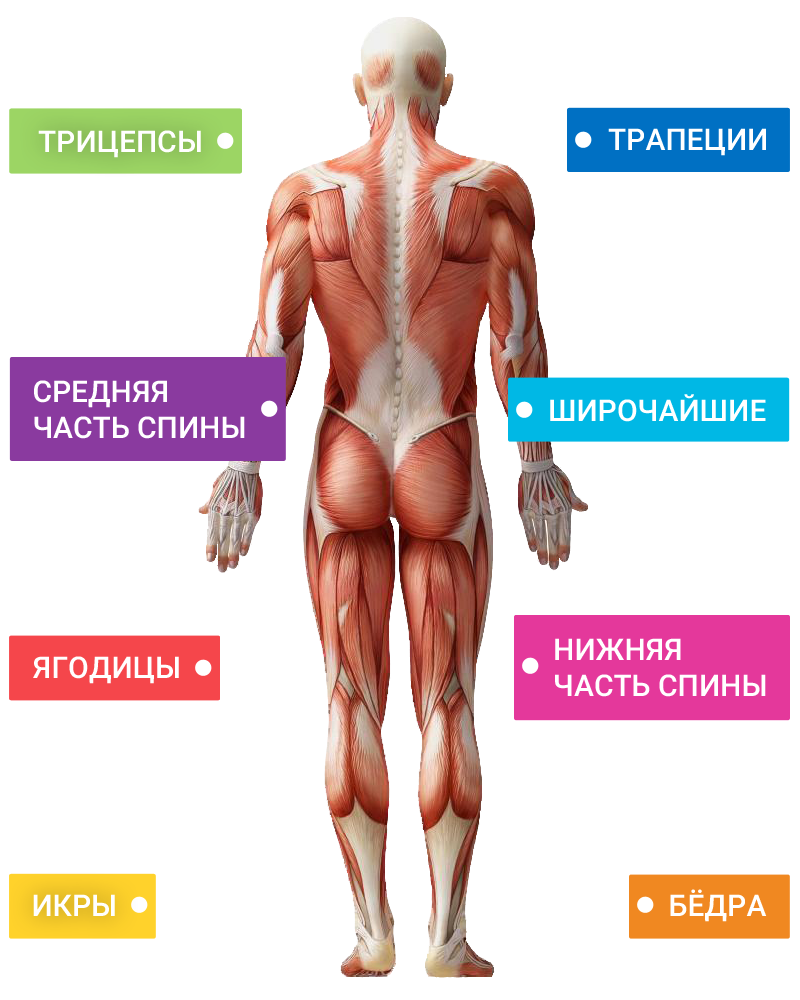
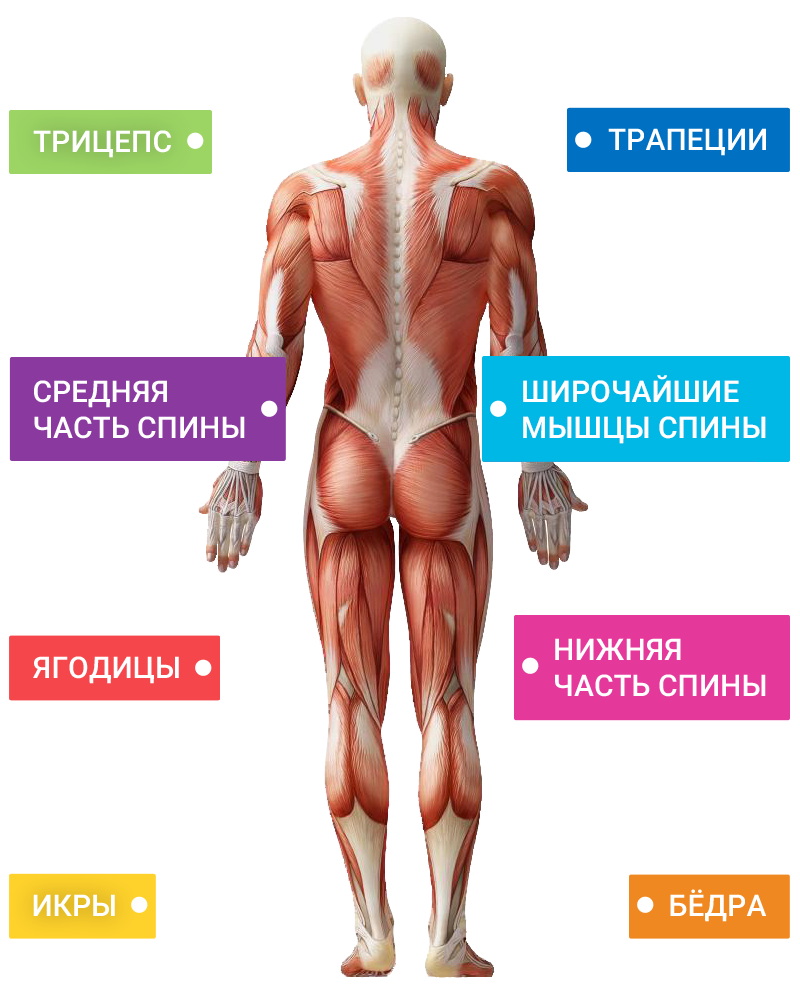
Layered file, before and after one edit (800x1000). Changes by layer:
painted on "Широчайшие ярлык" over left=482, top=356, right=790, bottom=462
renamed "Трицепсы ярлык" to "Трицепс ярлык", painted on it over left=9, top=108, right=242, bottom=174
